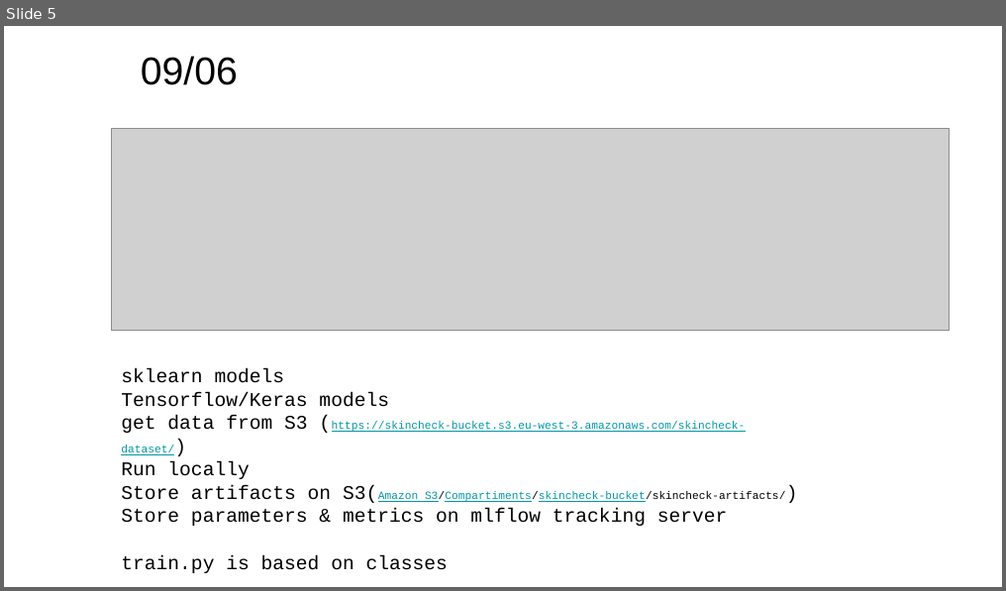
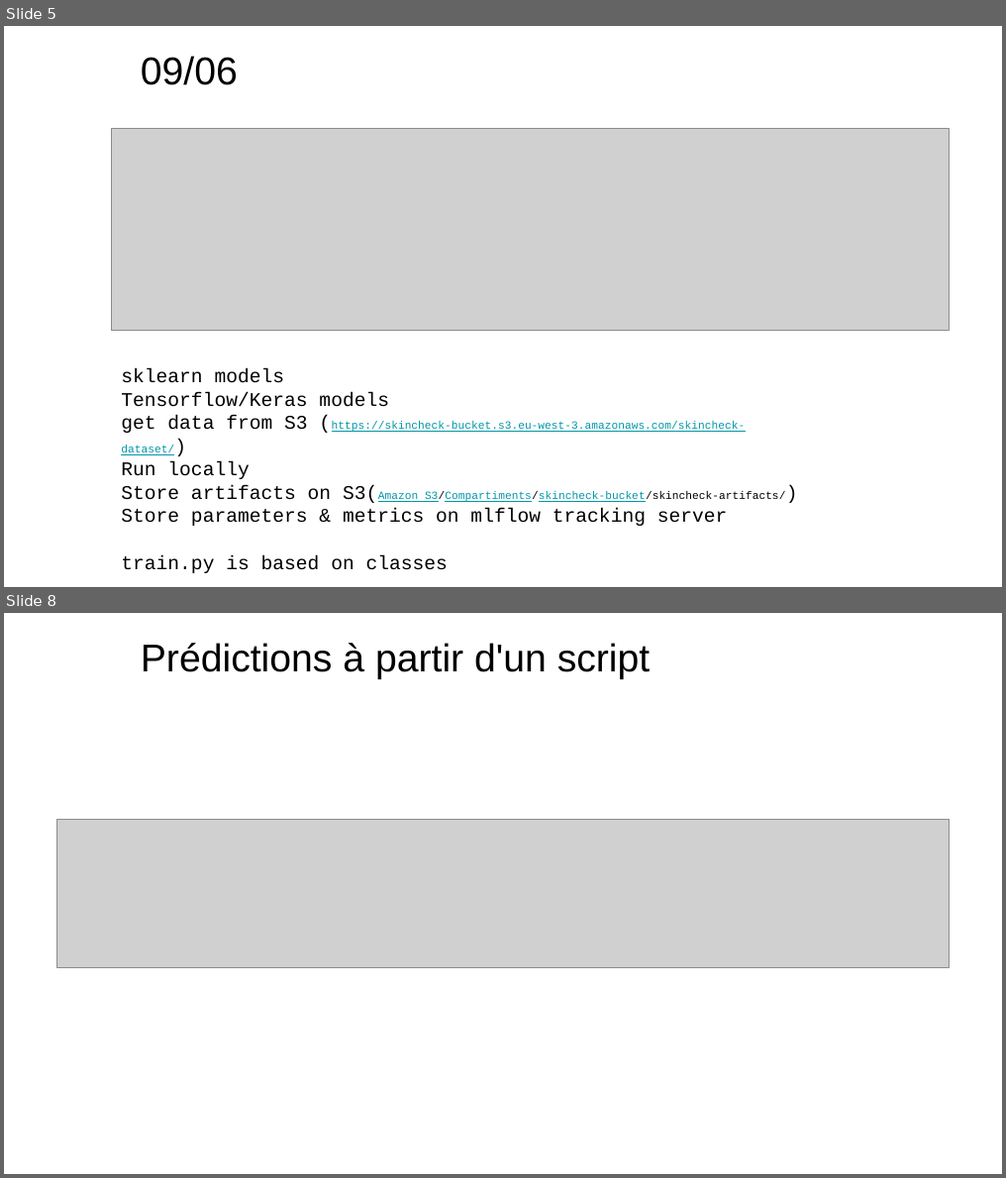
Before and after one commit to dourmiah/skincheck, a slide deck: admin/skin_project_archi_0706.pptx. Shown one above the other, each under a label of ours: slide 5 before the commit, slides 5 and 8 after it; the slides between them are not shown. The pictures are 1006x591 and 1006x1178 pixels, drawn with LibreOffice and Linux fonts; fonts in the diff are those of the drawing; grey boxes stand for pictures; background and template pictures are left out. Boxes give left, top, right and bottom in pixels: in the first picture for what was removed or moved away, otherwise in the second. Text is boxed around its words. In the diff, an @@ line names an element or a change of style, - is before the commit and + after.

```diff
--- a/admin/skin_project_archi_0706.pptx
+++ b/admin/skin_project_archi_0706.pptx
@@ slide 8 added at bbox=[4, 613, 1002, 1174], background #FFFFFF @@
@@ title added at bbox=[141, 643, 650, 679], 28 pt, text #000000 @@
+Prédictions à partir d'un script
@@ picture added at bbox=[56, 820, 949, 967] @@
```
Also in this commit, not shown: 2 other slides added, 3 other files.
